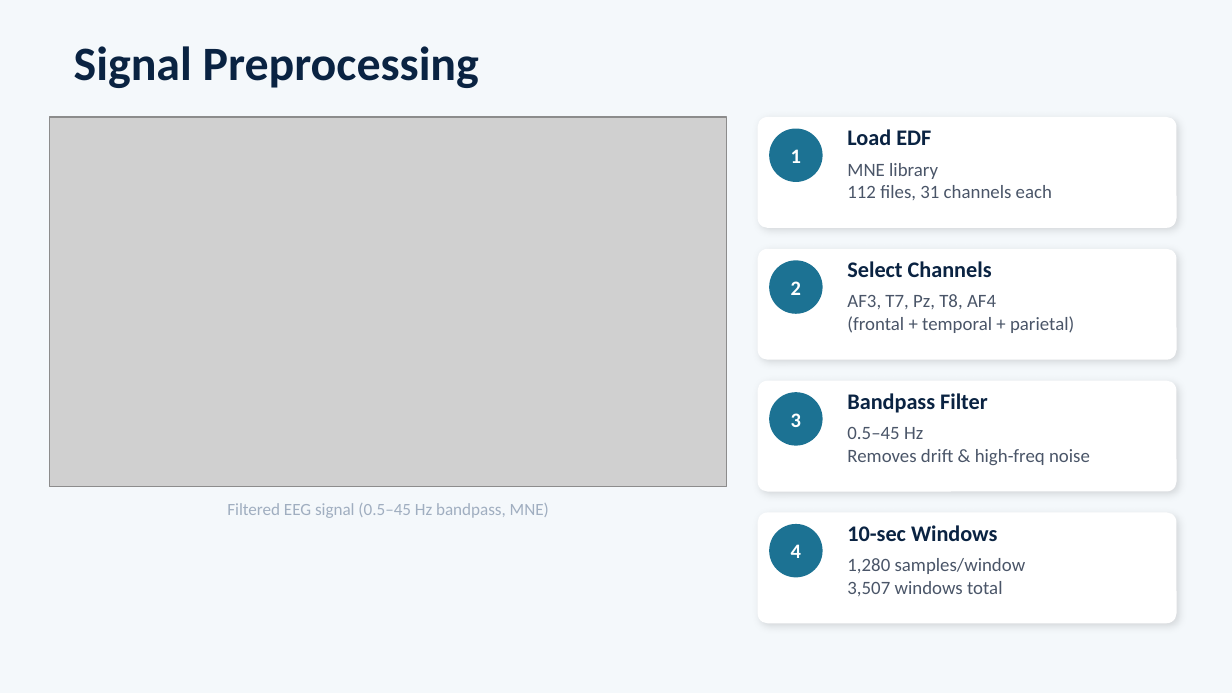
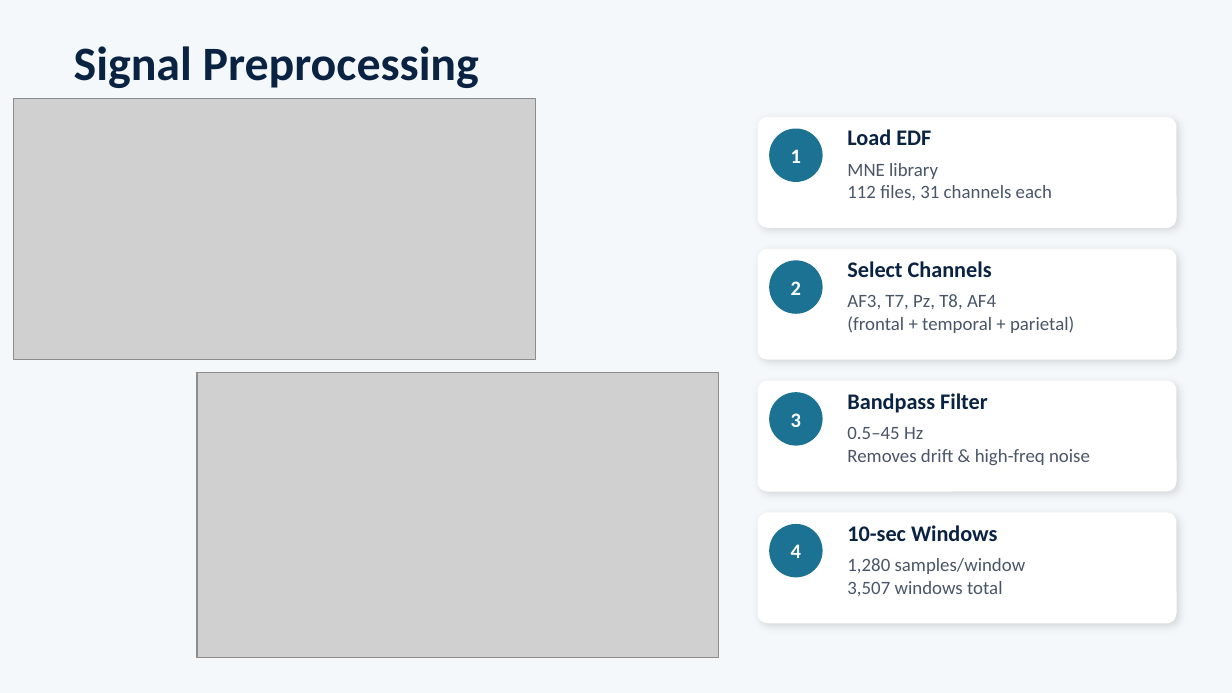
Before and after one commit to yoana-agafonova/eeg-based-mental-stress-detection-capstone-project, a slide deck: slide 7 of EEG_Stress_Detection_Presentation.pptx. Drawn at 1232x693 pixels with LibreOffice and Linux fonts; fonts in the diff are those of the drawing; grey boxes stand for pictures. Boxes give left, top, right and bottom in pixels: in the first picture for what was removed or moved away, otherwise in the second. Text is boxed around its words. In the diff, an @@ line names an element or a change of style, - is before the commit and + after.

Commit message:
Final changes

```diff
--- a/EEG_Stress_Detection_Presentation.pptx
+++ b/EEG_Stress_Detection_Presentation.pptx
@@ picture added at [14,99,536,360] @@
@@ picture: place and size @@
-picture at [49,117,727,487]
+picture at [197,372,719,657]
@@ text removed at [227,503,549,518] @@
-Filtered EEG signal (0.5–45 Hz bandpass, MNE)
```
Also in this commit, not shown: 1 other slide changed.
